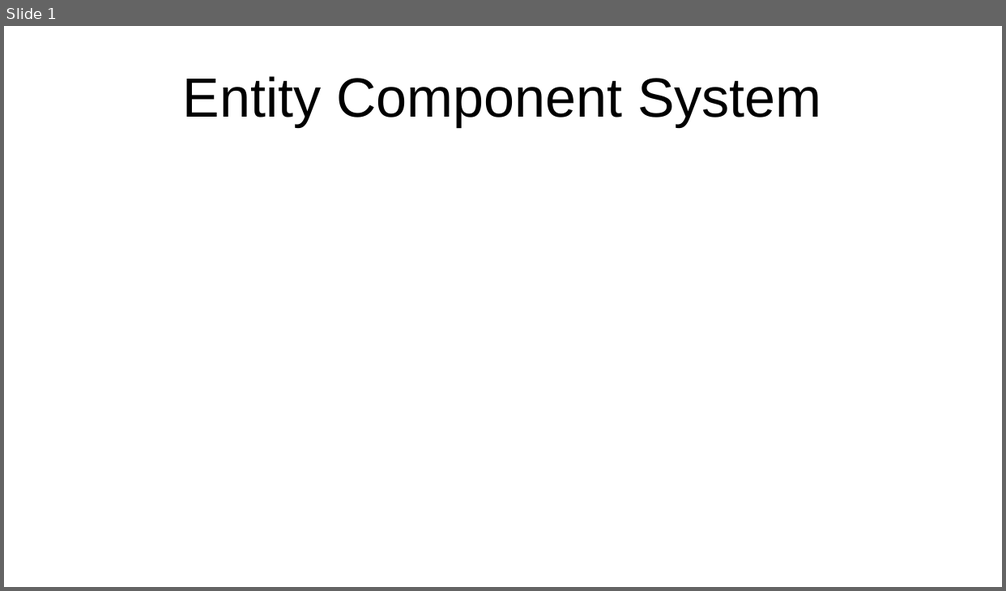
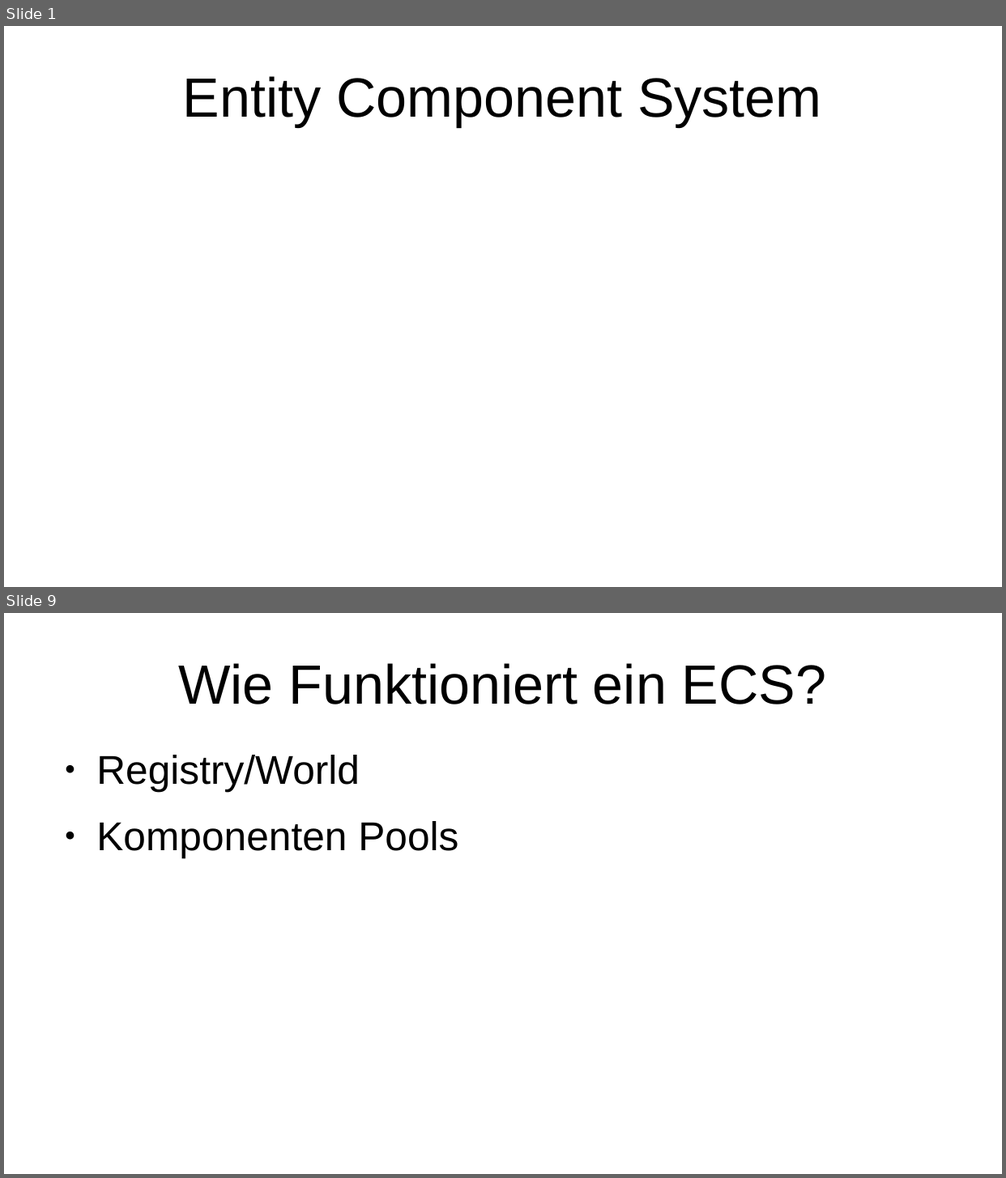
Before and after one commit to AcaciusFaelan/ecs, a slide deck: doc/ecs_presentation.odp. Shown one above the other, each under a label of ours: slide 1 before the commit, slides 1 and 9 after it; the slides between them are not shown. The pictures are 1006x591 and 1006x1178 pixels, drawn with LibreOffice and Linux fonts; fonts in the diff are those of the drawing. Boxes give left, top, right and bottom in pixels: in the first picture for what was removed or moved away, otherwise in the second. Text is boxed around its words. In the diff, an @@ line names an element or a change of style, - is before the commit and + after.

```diff
--- a/doc/ecs_presentation.odp
+++ b/doc/ecs_presentation.odp
@@ slide 9 added at [4, 613, 1002, 1174], background #FFFFFF @@
@@ title added at [178, 663, 826, 705], 44 pt, text #000000 @@
+Wie Funktioniert ein ECS?
@@ text added at [96, 755, 458, 858], 32 pt, text #000000 @@
+● Registry/World
+● Komponenten Pools
```
Also in this commit, not shown: 1 slide changed, 15 other slides added, 1 slide removed, 6 other files.
